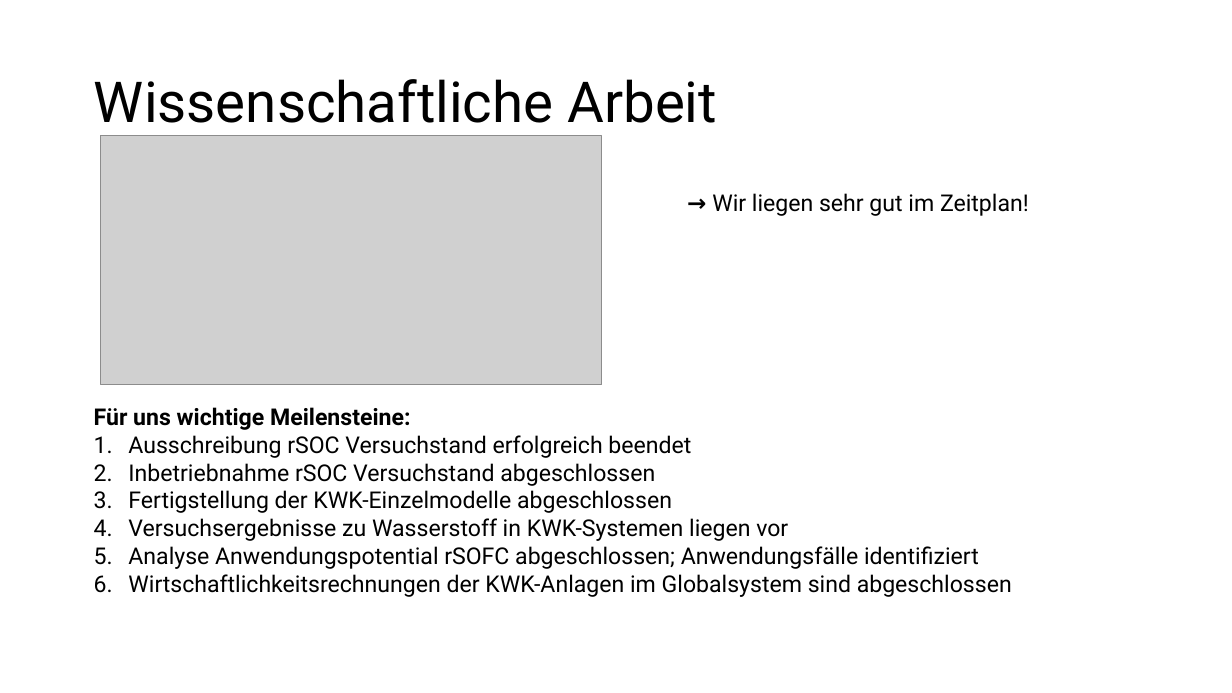
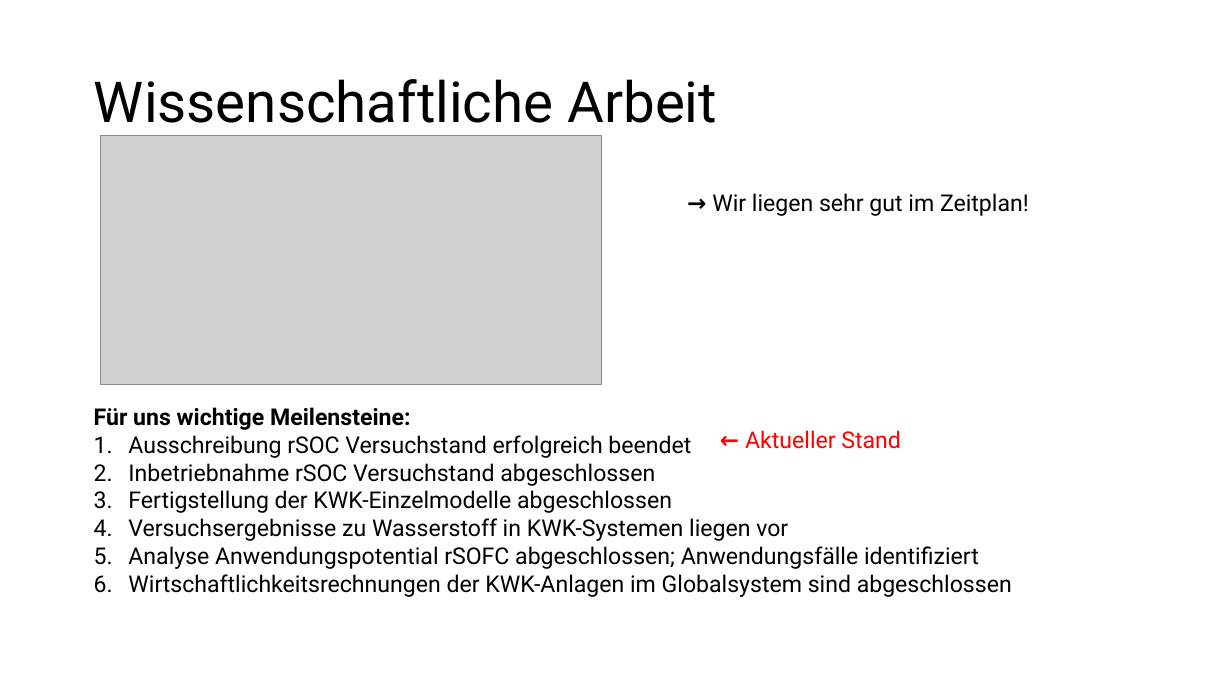
Before and after one commit to fatih4728/rSOC, a slide deck: slide 4 of Sketches.pptx (slide 5 before the commit). Drawn at 1232x693 pixels with LibreOffice and Linux fonts; fonts in the diff are those of the drawing; grey boxes stand for pictures. Boxes give left, top, right and bottom in pixels: in the first picture for what was removed or moved away, otherwise in the second. Text is boxed around its words. In the diff, an @@ line names an element or a change of style, - is before the commit and + after.

```diff
--- a/Sketches.pptx
+++ b/Sketches.pptx
@@ text added at (x1=745, y1=430, x2=901, y2=449), 18 pt, text #FF0000 @@
+← Aktueller Stand
```
Also in this commit, not shown: 4 other slides changed, 1 slide removed, 1 other file.
